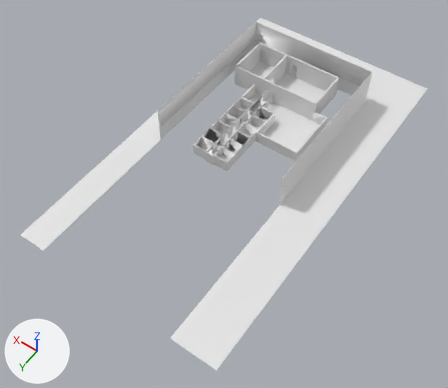
Two versions of the FBX model Assets/Models/Hospital/Hospital.fbx, one commit apart.
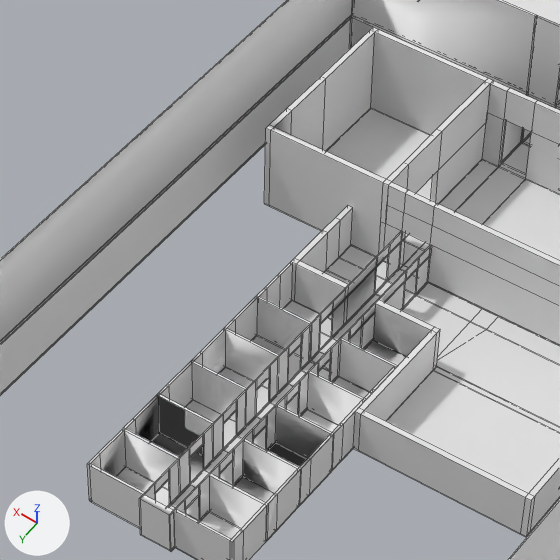
There are two pictures of each version: one whole from a 50 mm lens placed at (-72.2, 145.9, 149.9), pointed at (-2.4, 48.1, -3.7), one close up on the part from 39% to 68% of the width and 9% to 43% of the height. Arrows for +X, +Y and +Z are at lower left; the lights stay in place. The close-ups show mesh edges as thin lines. Vertices at the same position are counted once.

In view in the first close-up: 'Hospital'.
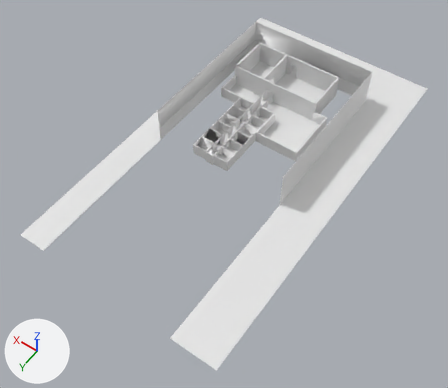
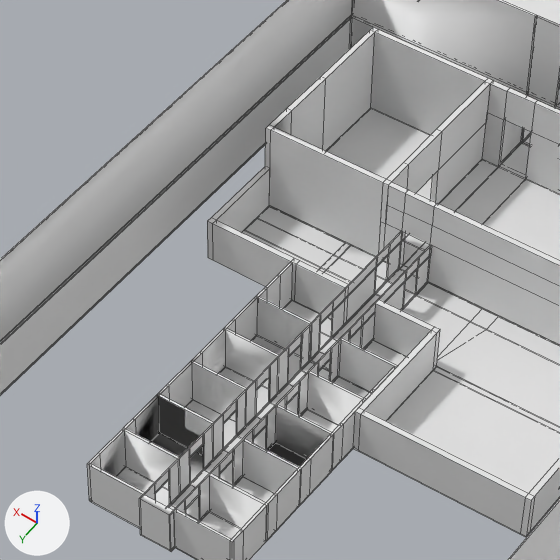
Pixel boxes [x1, y1, x2, y2] of what changed, in the close-ups (560 x 560 px; the box of a moved part takes in the faces that stretch with it):
part 1 of me_cube_001, cut back: [499, 120, 530, 178] in both
part 2 of me_cube_001, moved or reshaped: before [267, 206, 353, 505]; after [207, 166, 351, 287]

The change, as a diff of the scene's bpy script:
```diff
--- a/Assets/Models/Hospital/Hospital.fbx.py
+++ b/Assets/Models/Hospital/Hospital.fbx.py
@@ me_cube_001 @@
 # used by ob_hospital; location = (-0.1, -0.01, 1.0)
-me_cube_001.from_pydata(...)  # 1053 vertices, 1228 faces; spans x -35.0..35.5, y -29.6..97.2, z -1.1..12.2
+me_cube_001.from_pydata(...)  # 1063 vertices, 1168 faces; spans x -35.0..35.5, y -29.6..97.2, z -1.1..12.2
+# me_cube_001 part 1
+# 2 vertices are removed from x 5.8..8.5, y -7.8, z -0.9
+# 62 faces are deleted
+# 9 new faces join them
+# me_cube_001 part 2
+# 3 vertices are removed from x 13.2, y 7.8..11.5, z 3.1
+# 40 faces are deleted
+# 6 vertices are added at (21.9, 15.4, -0.9), (21.9, 15.4, 3.1), (21.9, 15.9, 3.1), (21.9, 15.9, -0.9), (21.4, 7.8, 3.1), (21.9, 7.8, 3.1)
+# 9 new vertices lie (7.7, 0.0, 0.0) away from vertices in x 13.7, y 9.7..15.9, z -1.0..3.1
+# 33 new faces join them
 me_cube_001.materials.append(mat_material)
```
